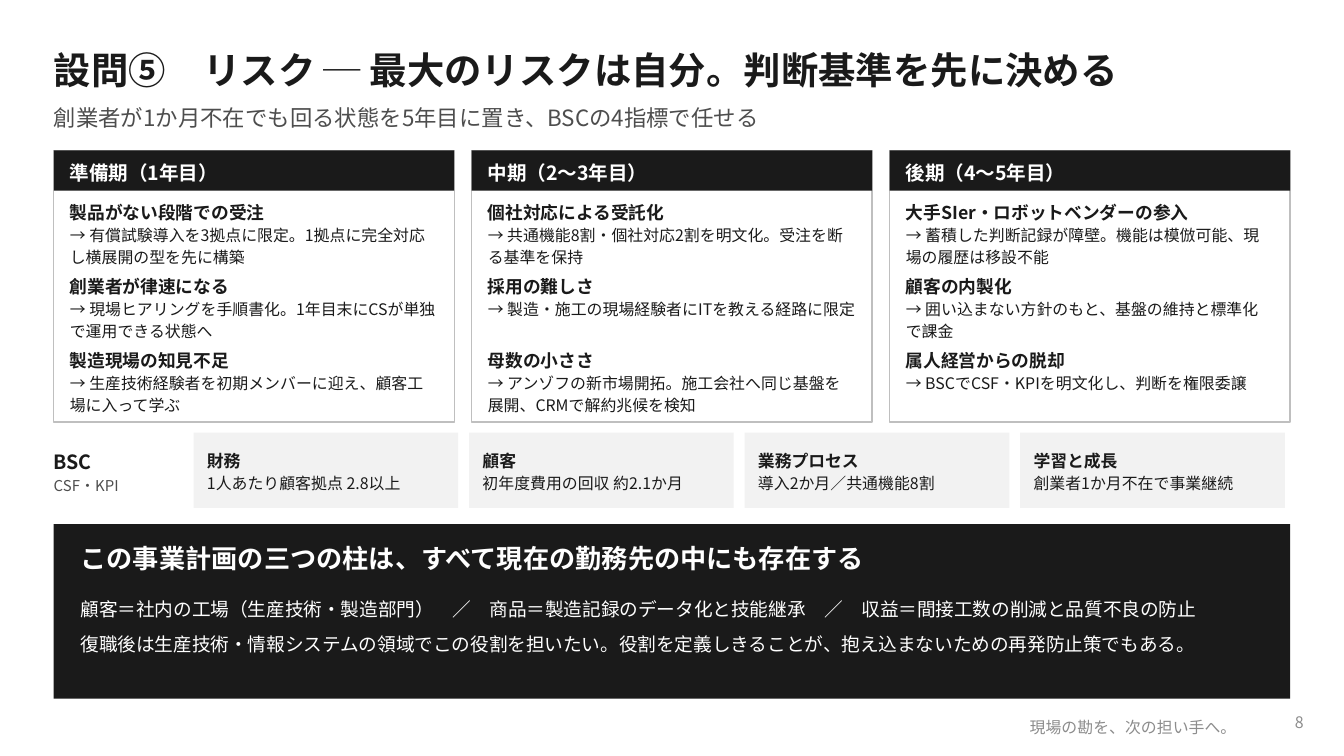
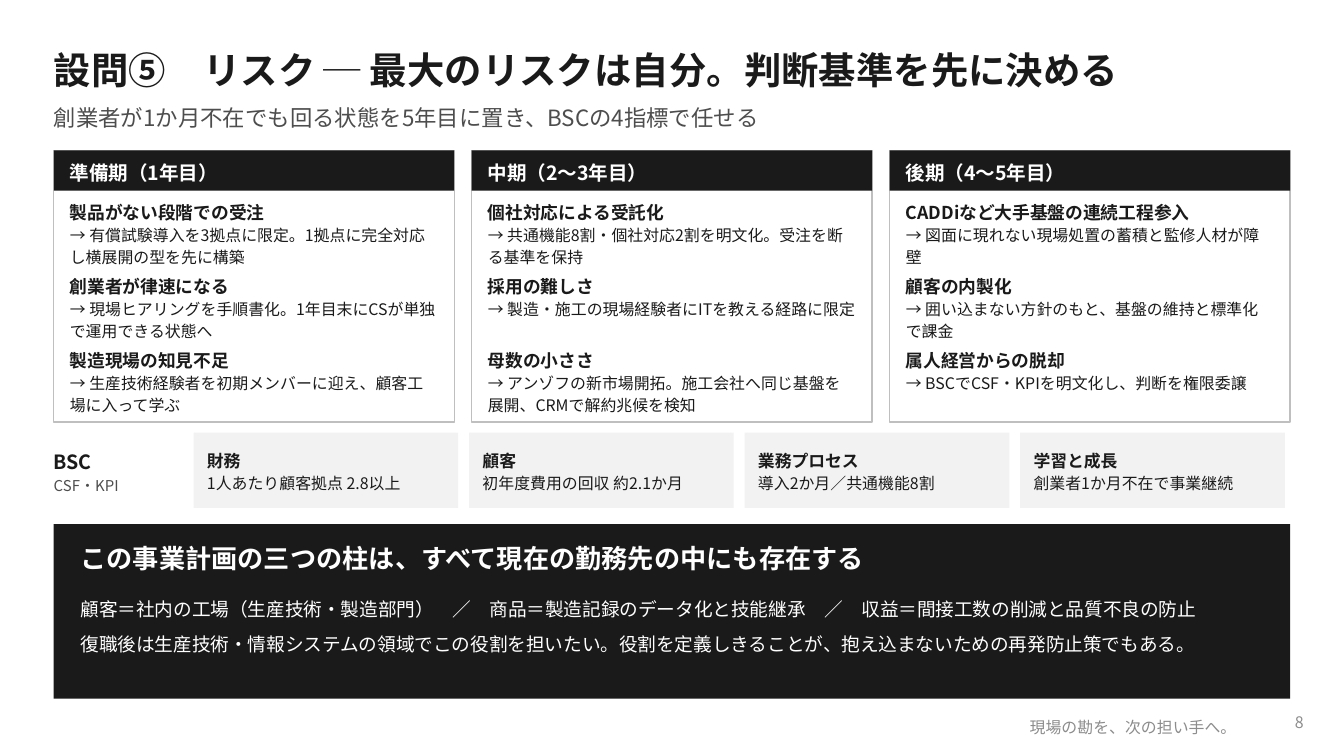
Before and after one commit to SEITOSHIKI/-ai-commute-audio-, a slide deck: slide 8 of deck/セルフマネジメント課題_事業構想プレゼン.pptx. Drawn at 1344x756 pixels with LibreOffice and Linux fonts; fonts in the diff are those of the drawing; background and template pictures are left out. Boxes give left, top, right and bottom in pixels: in the first picture for what was removed or moved away, otherwise in the second. Text is boxed around its words. In the diff, an @@ line names an element or a change of style, - is before the commit and + after.

```diff
--- a/deck/セルフマネジメント課題_事業構想プレゼン.pptx
+++ b/deck/セルフマネジメント課題_事業構想プレゼン.pptx
@@ text at <box>906,204,1259,264</box>: text changed @@
-大手SIer・ロボットベンダーの参入
-→ 蓄積した判断記録が障壁。機能は模倣可能、現場の履歴は移設不能
+CADDiなど大手基盤の連続工程参入
+→ 図面に現れない現場処置の蓄積と監修人材が障壁
```
Also in this commit, not shown: 3 other slides changed, 1 slide added, 1 slide removed, 4 other files.
